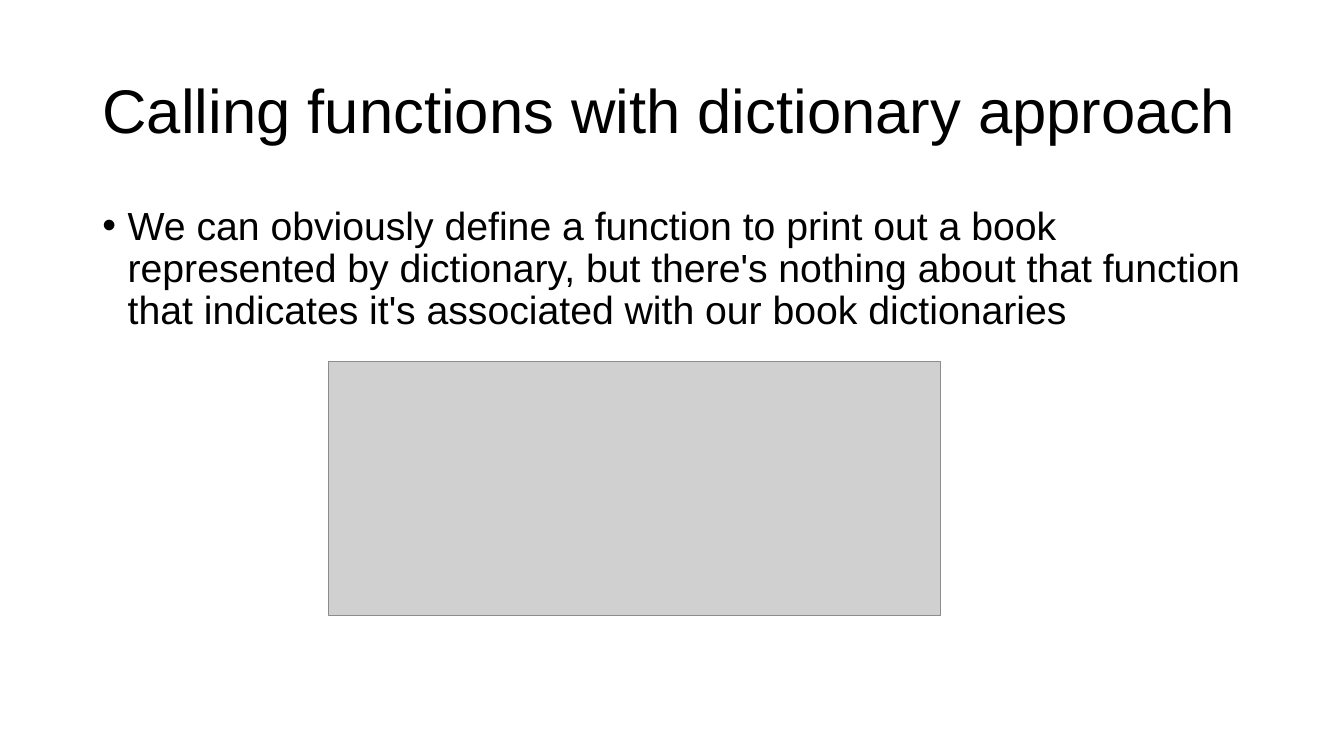
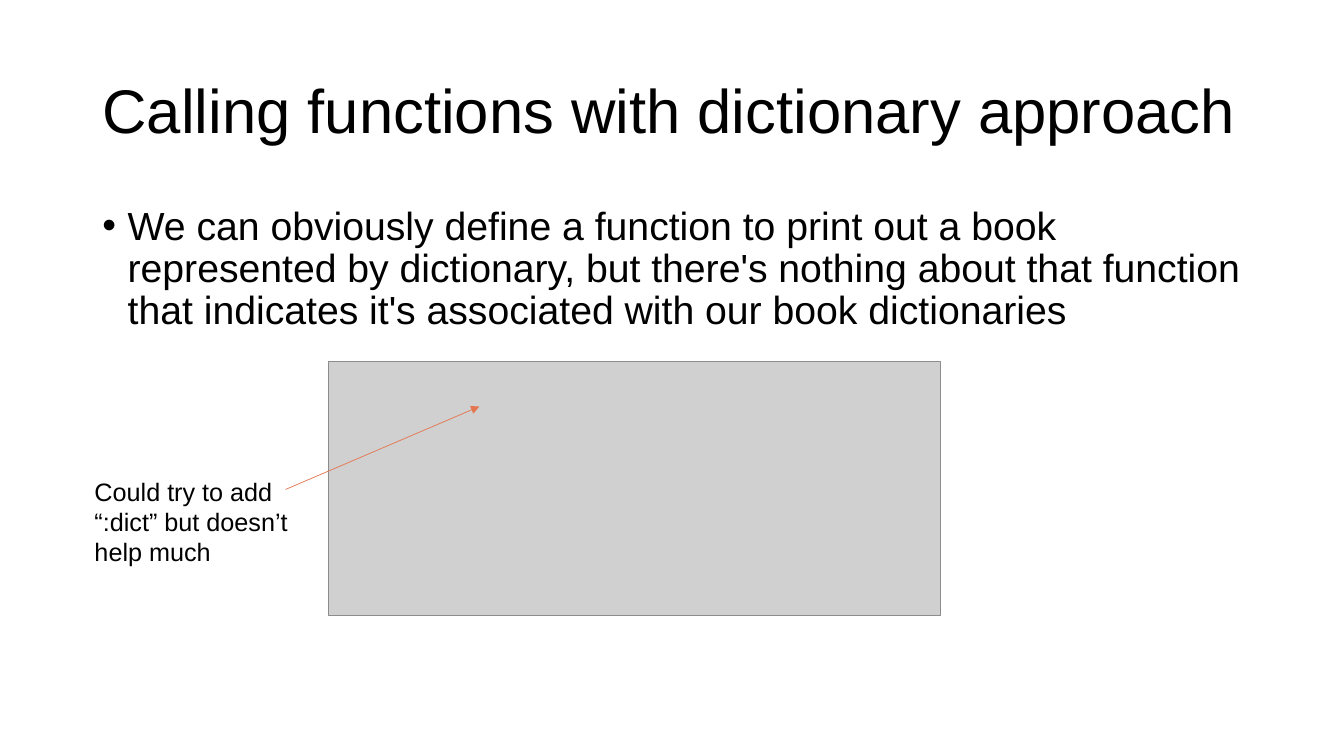
Before and after one commit to parrt/msds501, a slide deck: slide 9 of slides/OO.pptx. Drawn at 1344x756 pixels with LibreOffice and Linux fonts; fonts in the diff are those of the drawing; grey boxes stand for pictures; background and template pictures are left out. Boxes give left, top, right and bottom in pixels: in the first picture for what was removed or moved away, otherwise in the second. Text is boxed around its words. In the diff, an @@ line names an element or a change of style, - is before the commit and + after.

```diff
--- a/slides/OO.pptx
+++ b/slides/OO.pptx
@@ arrow added from (285, 490) to (480, 406), #E4754F 0.5 pt @@
@@ text added at box(94, 482, 287, 567), 18 pt, text #000000 @@
+Could try to add “:dict” but doesn’t help much
```
Also in this commit, not shown: 11 other slides changed, 5 other files.
